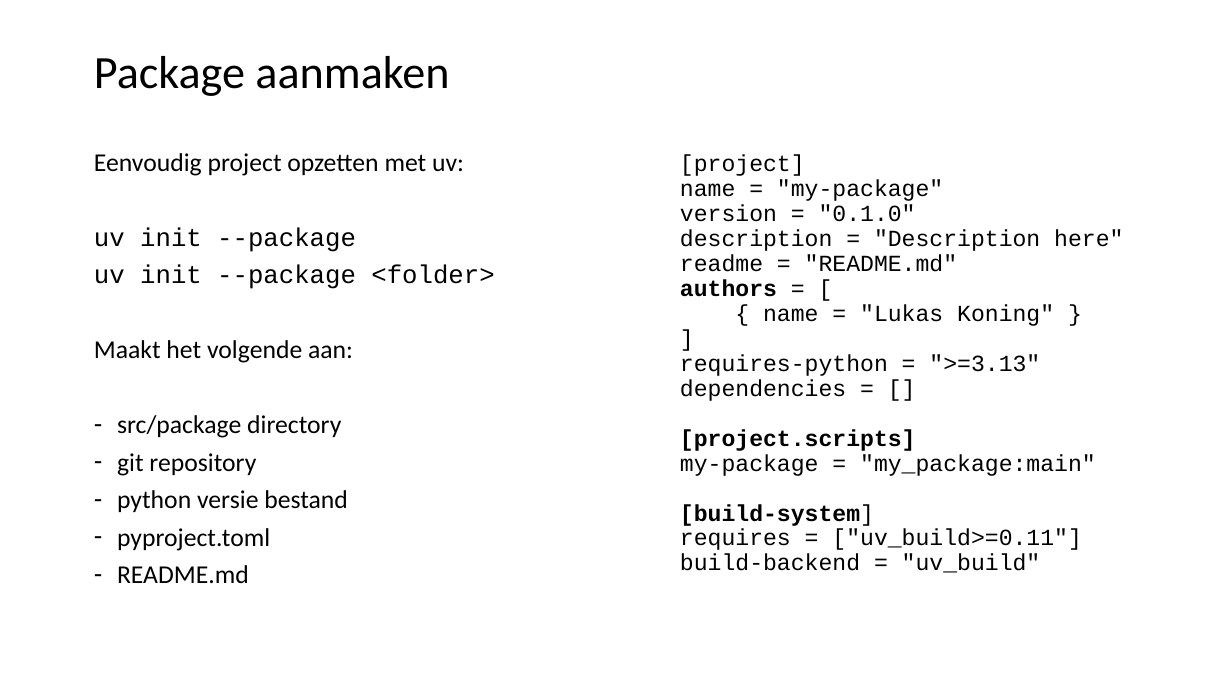
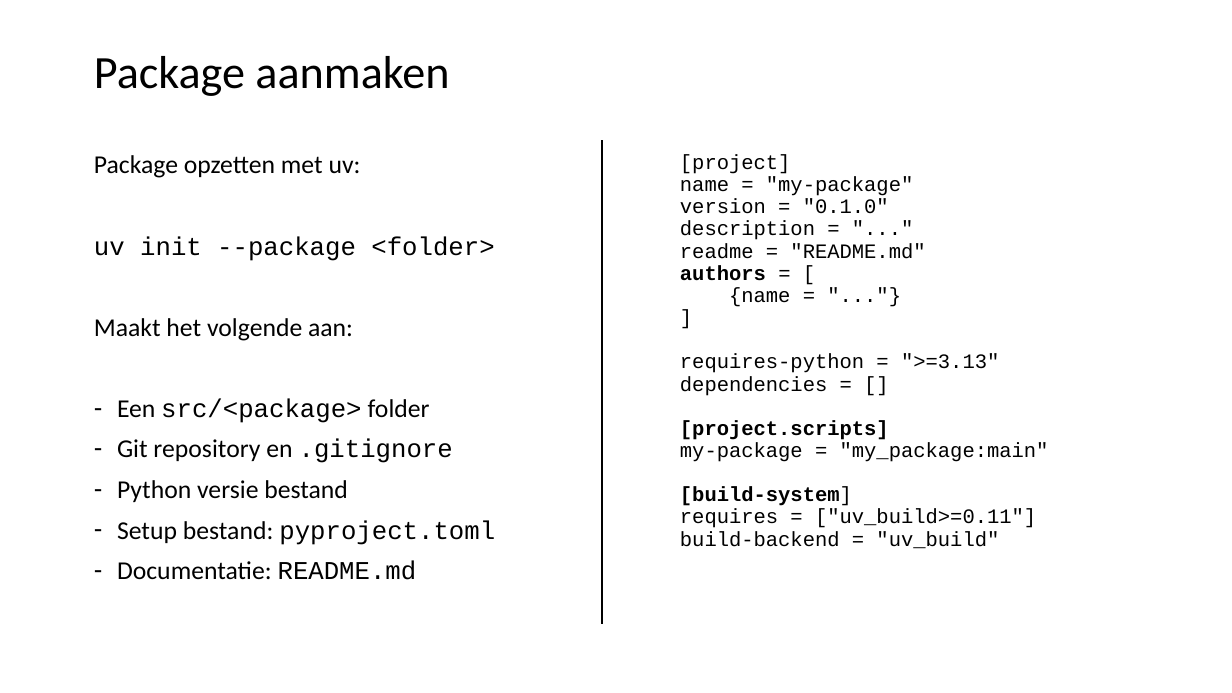
Before and after one commit to LFKoning/knowledge-sharing, a slide deck: slide 33 of python_course_4p/1_venv_package/1_venv_package.pptx (slide 32 before the commit). Drawn at 1232x693 pixels with LibreOffice and Linux fonts; fonts in the diff are those of the drawing. Boxes give left, top, right and bottom in pixels: in the first picture for what was removed or moved away, otherwise in the second. Text is boxed around its words. In the diff, an @@ line names an element or a change of style, - is before the commit and + after.

Commit message:
Updates to Python 4P

```diff
--- a/python_course_4p/1_venv_package/1_venv_package.pptx
+++ b/python_course_4p/1_venv_package/1_venv_package.pptx
@@ line added from (603, 140) to (603, 625), #000000 1.5 pt @@
@@ text at bbox=[94, 155, 361, 178]: text changed @@
-Eenvoudig project opzetten met uv:
-uv init --package
+Package opzetten met uv:
@@ text at bbox=[680, 154, 1049, 549]: size 18 to 16 pt in "[project]", "name = "my-package"", "version = "0.1.0"", "readme = "README.md"" and 9 more places @@
@@ text at bbox=[94, 236, 494, 341]: line spacing 0.8 to 0.9 @@
@@ text at bbox=[680, 221, 815, 240]: text changed; size 18 to 16 pt @@
-description = "Description here"
+description = "..."
@@ text at bbox=[729, 287, 790, 307]: text changed; size 18 to 16 pt @@
-{ name = "Lukas Koning" }
+{name = "..."}
@@ text at bbox=[117, 398, 495, 580]: text changed @@
-– src/package directory
-– git repository
-– python versie bestand
-– pyproject.toml
-– README.md
+– Een src/<package> folder
+– Git repository en .gitignore
+– Python versie bestand
+– Setup bestand: pyproject.toml
+– Documentatie: README.md
```
Also in this commit, not shown: 25 other slides changed, 1 slide added, 6 other files.
